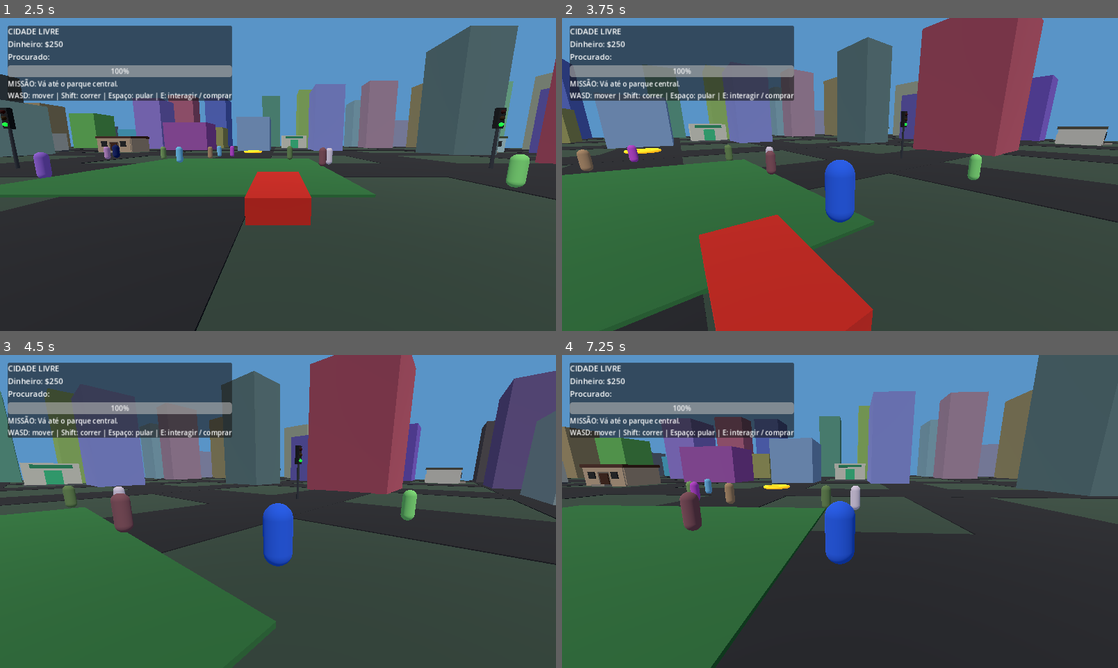
Above: before the commit, frames 1-4 (two rows, left to right).
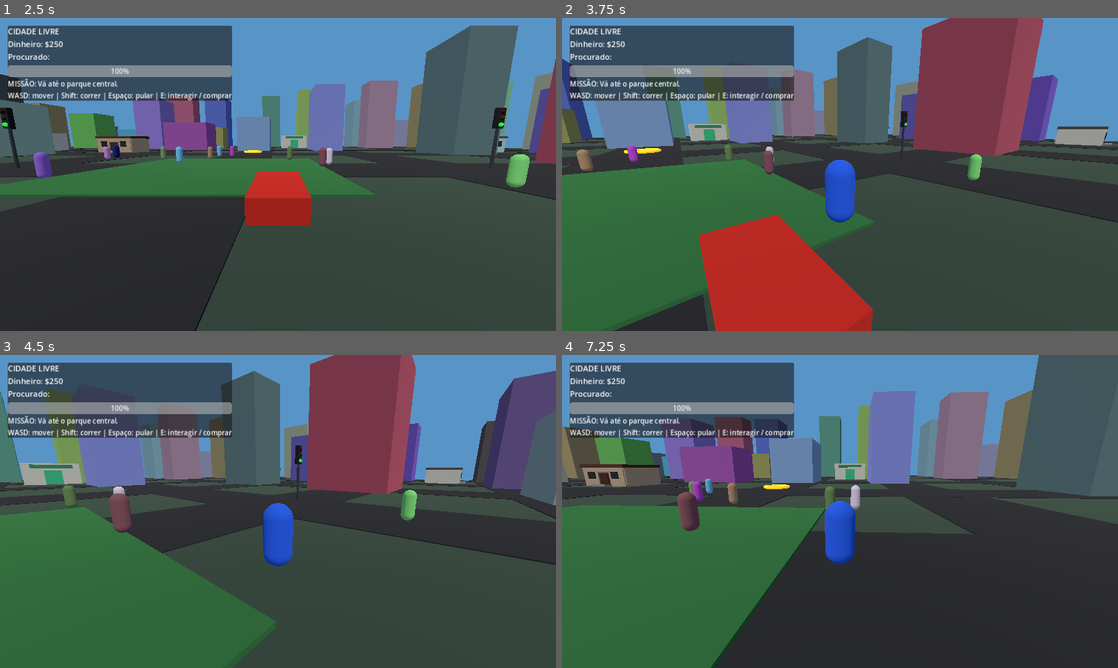
Above: after the commit, the same moments.

Repository: aykon042-cpu/CIDADE-LIVRE
Game: Godot game, scene res://scenes/Main.tscn
Same seed, same stepped clock (60 frames per second), same inputs: the game is played once before the commit and once after it.
Inputs (mouse positions are in pixels of both pictures, inside the frame that each line leads up to):
- Up to frame 1 (2.5 s): move the mouse to (305, 174) at 0.52 s; hold E (interact) 0.53-1.28 s; hold W (move_forward) from 0.53 s (still down); tap Space (jump) at 0.77, 1.52 s; move the mouse to (250, 174) at 1.27 s; tap Ctrl (sprint) at 1.35 s; move the mouse to (289, 168) at 2.02 s; hold E (interact) from 2.03 s (still down)
- Up to frame 2 (3.75 s): keep holding W (move_forward); move the mouse to (834, 180) at 2.77 s; release E (interact) at 2.78 s; tap Ctrl (sprint) at 2.85 s; tap Space (jump) at 3.02 s; move the mouse to (878, 177) at 3.52 s; hold E (interact) from 3.53 s (still down)
- Up to frame 3 (4.5 s): keep holding W (move_forward); tap Space (jump) at 3.77 s; move the mouse to (233, 508) at 4.27 s; release E (interact) at 4.28 s; tap Ctrl (sprint) at 4.35 s
- Up to frame 4 (7.25 s): tap Space (jump) at 4.52, 6.02, 6.77 s; move the mouse to (845, 511) at 5.02 s; hold E (interact) 5.03-5.78 s; move the mouse to (817, 505) at 5.77 s; release W (move_forward) at 5.78 s; hold D (move_right) 5.78-6.53 s; tap Ctrl (sprint) at 5.85 s; move the mouse to (867, 511) at 6.52 s; hold W (move_forward) from 6.53 s (still down); hold E (interact) from 6.53 s (still down)

Frame 1 is identical in both runs. In frame 2, less than 0.1% of the frame differs, in the area x 36-39%, y 42-50%; in frame 3, less than 0.1%; in frame 4, 0.4%, in the area x 20-54%, y 39-57%.
Error in both runs: Invalid assignment of property or key 'waypoints' with value of type 'Array' on a base object of type 'VehicleBody3D (CityTrafficVehicle)'. (res://scripts/worl…

Commit message:
Keep civilian physics movement active while waiting

Diff:
--- a/CIDADE_LIVRE_GODOT/scripts/civilian.gd
+++ b/CIDADE_LIVRE_GODOT/scripts/civilian.gd
@@ -70,6 +70,7 @@
 		_move_to_destination(1.35)
 	else:
 		_move_to_destination()
+	move_and_slide()
 
 func _move_to_destination(speed_scale: float = 1.0) -> void:
 	var direction := destination - global_position
@@ -83,7 +84,6 @@
 		velocity.x = travel.x * move_speed * speed_scale
 		velocity.z = travel.z * move_speed * speed_scale
 		look_at(Vector3(destination.x, global_position.y, destination.z))
-	move_and_slide()
 
 func _advance_route() -> void:
 	if route_points.is_empty():
